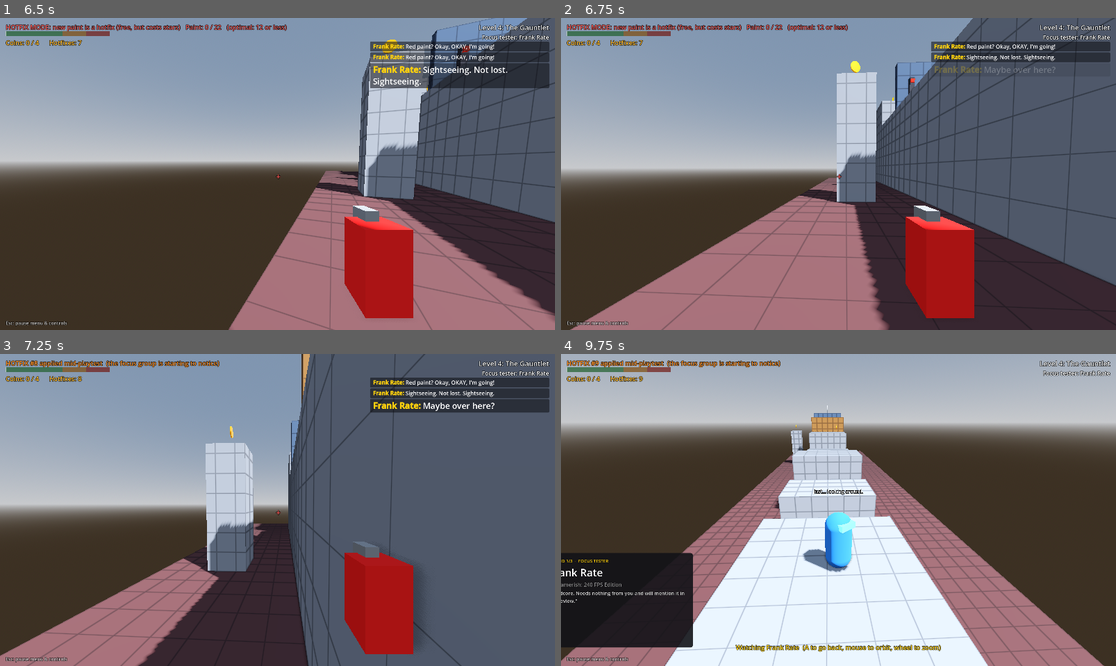
Above: before the commit, frames 1-4 (two rows, left to right).
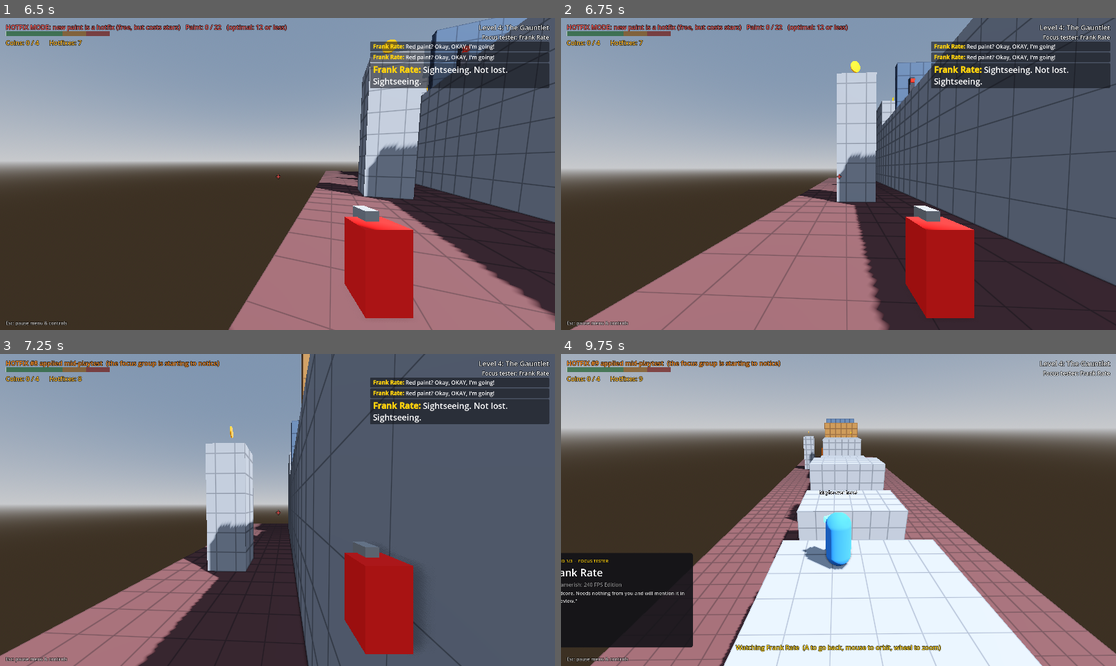
Above: after the commit, the same moments.

Repository: RSghr/yellow-paint
Game: Godot game, scene res://levels/level_04.tscn
The game is run twice, just before and just after one commit, with the same random seed, the same clock (stepped at 60 frames per second) and the same inputs. This scene is started directly instead of the project's main scene.
Inputs (mouse positions are in pixels of both pictures, inside the frame that each line leads up to):
- Up to frame 1 (6.5 s): tap Enter (start_test) at 0.5 s; move the mouse to (271, 180) at 0.52 s; press the mouse at (271, 180) at 0.53 s; hold W (move_forward) 0.53-2.78 s; tap Space (jump) at 0.77, 0.8, 1.07, 1.35, 1.52, 1.82, 2.3, 3.02, 3.32, 3.77, 3.8, 4.07, 6.05 s; move the mouse to (316, 177) at 1.27 s; release the mouse at (316, 177) at 1.28 s; click (316, 177) at 1.55 s; move the mouse to (233, 170) at 2.02 s; hold Backspace (clear_paint) 2.03-2.78 s; move the mouse to (283, 174) at 2.77 s; hold A (move_left) 2.78-3.53 s; tap Z (lock_mouse) at 2.85 s; click (283, 174) at 3.05 s; move the mouse to (255, 167) at 3.52 s; hold W (move_forward) 3.53-4.25 s; hold N (next_level) 3.53-4.25 s; tap Escape (pause) at 4.15 s; drag from (399, 158) to (194, 96) at 4.27 s; click "Resume" at 5 s; move the mouse to (249, 174) at 5.77 s; hold W (move_forward) from 5.78 s (still down); hold Right mouse button (scrape) from 5.78 s (still down); click (249, 174) at 5.92 s
- Up to frame 2 (6.75 s): move the mouse to (849, 167) at 6.52 s; release W (move_forward) at 6.53 s; release Right mouse button (scrape) at 6.53 s; hold D (move_right) from 6.53 s (still down); tap Shift (sprint) at 6.6 s
- Up to frame 3 (7.25 s): keep holding D (move_right); tap Space (jump) at 6.77, 7.07 s; click (288, 503) at 6.8 s
- Up to frame 4 (9.75 s): move the mouse to (832, 516) at 7.27 s; release D (move_right) at 7.28 s; hold Enter (start_test) 7.28-8.03 s; hold W (move_forward) 7.28-9.53 s; tap Space (jump) at 7.52, 7.55, 7.82, 8.27, 8.57, 9.05 s; move the mouse to (877, 513) at 8.02 s; tap F (toggle_fly) at 8.1 s; click (877, 513) at 8.3 s; move the mouse to (794, 506) at 8.77 s; hold Q (toggle_spectator) 8.78-9.53 s; move the mouse to (844, 510) at 9.52 s; hold A (move_left) from 9.53 s (still down); tap C (toggle_tester_card) at 9.6 s

Frame 1 is identical in both runs. In frame 2, 2.7% of the frame differs, in the area x 66-99%, y 11-23%; in frame 3, 1.5%; in frame 4, 22%, in the area x 0-100%, y 16-100%.

Commit message:
Testers gaze at the scenery while lost
While wandering, looking around between wanders or confused, the tester now
stares at its feet, up at the walls/sky or at a random spot every few seconds,
sometimes saying what it sees (GAZE_LINES + ADMIRE). The visor tilts with the
look (pivoting on the capsule dome); _look_at targets also pitch the visor.
Cosmetic: perception still uses yaw only, the scan/confused timer pauses during
a gaze and wander walks slow down, so the search itself is unchanged.

Co-Authored-By: Claude Opus 5.5 <noreply@anthropic.com>
Claude-Session: https://claude.ai/code/session_01W5jG8cMnz72ugdxaP4H6QQ

Diff:
--- a/runner.gd
+++ b/runner.gd
@@ -156,6 +156,10 @@
 var _body_turn := 0.0  ## Remaining yaw for turning around during a look-around.
 var _look_point := Vector3.ZERO
 var _look_timer := 0.0
+var _gaze_timer := 2.0  ## Time until the next gaze while lost.
+var _gaze_left := 0.0  ## Time left on the current gaze.
+var _gaze_yaw := 0.0
+var _gaze_pitch := 0.0
 var _air_time := 0.0
 var _jump_flat_velocity := Vector3.ZERO  ## Kept through the jump, like holding forward.
 var _stuck_time := 0.0
@@ -165,6 +169,10 @@
 @onready var _speech: Label3D = $Speech
 @onready var _body: Node3D = $Body
 @onready var _head: Node3D = $Body/Head
+@onready var _visor: Node3D = $Body/Head/Visor
+@onready var _visor_rest: Vector3 = _visor.position
+const VISOR_PIVOT := Vector3(0, -0.12, 0)  ## Centre of the capsule's top dome, in Head space.
+var _head_pitch := 0.0  ## Up/down look (cosmetic: perception only uses the head's yaw).
 var _debug_mesh: MeshInstance3D
 var _reach_mesh: MeshInstance3D  ## V: the jump reach cylinder (drawn every frame by draw_reach()).
 var _reach_label: Label3D
@@ -246,8 +254,11 @@
 	_too_far_said.clear()
 	_home_y = _spawn.origin.y - FEET_OFFSET
 	_head.rotation = Vector3.ZERO
+	_head_pitch = 0.0
 	_body.rotation = Vector3.ZERO
 	_body_turn = 0.0
+	_gaze_left = 0.0
+	_gaze_timer = 2.0
 	state = State.WAITING
 	say("Ready when you are, boss.", true)
 
@@ -304,6 +315,39 @@
 	"Every leaf is moving. Every single leaf.",
 ]
 @export_range(0.0, 1.0) var admire_chance := 0.12  ## Chance to comment on the (real) graphics after a look-around.
+
+
+## Gazes: while lost (wandering, looking around between wanders, confused) it stares at the scenery now
+## and then, at its feet, up at the walls and sky, or at some random spot, and sometimes says what it sees.
+## Purely cosmetic: perception ignores head pitch, and the look-around / confused timers pause during a gaze,
+## so it still sweeps as much as before. It just takes longer, and that time counts as lost.
+const GAZE_LINES := {
+	down = [
+		"Look at the cracks in these tiles. Each one is different.",
+		"Is that... a tiny beetle? They modelled a BEETLE.",
+		"The puddle reflects the clouds. Moving clouds.",
+		"Even the gravel has normal maps.",
+		"Hand-placed pebbles. Thousands of them.",
+		"My shadow has soft edges. SOFT EDGES.",
+	],
+	up = [
+		"The clouds are volumetric. I could stare at them all day.",
+		"Look at the light coming through those arches.",
+		"Birds! Flocking birds! With individual feathers!",
+		"The ceiling has frescoes. Someone painted a ceiling.",
+		"Is that a second sun? Lore.",
+	],
+	spot = [
+		"Wait, look at that statue over there.",
+		"Ooh. What's that shiny thing?",
+		"Look at the ivy on that wall. Physically simulated ivy.",
+		"That banner is waving in the wind. Real cloth physics.",
+		"I want to live in that little house over there.",
+	],
+}
+@export var gaze_interval := Vector2(2.5, 5.5)  ## Seconds between gazes while lost (random in this range).
+@export var gaze_duration := Vector2(1.2, 2.4)  ## How long each gaze lasts.
+@export_range(0.0, 1.0) var gaze_line_chance := 0.35  ## Chance it says what it's looking at.
 
 
 ## A remark about how beautiful the game looks (from the tester's point of view).
@@ -545,6 +589,8 @@
 		return
 
 	var speed := confident_speed if step.trust >= 3 else walk_speed
+	if _gaze_left > 0.0:
+		speed *= 0.3  # Ambles while staring at the scenery.
 	var dir := to_target.normalized()
 	velocity.x = dir.x * speed
 	velocity.z = dir.z * speed
@@ -1524,17 +1570,59 @@
 	_look_timer = duration
 
 
+## Starts staring at something: its feet, up high, or a random spot around it.
+func _start_gaze() -> void:
+	_gaze_left = randf_range(gaze_duration.x, gaze_duration.y)
+	_gaze_timer = randf_range(gaze_interval.x, gaze_interval.y)
+	var kind: String = ["down", "down", "up", "spot", "spot"].pick_random()
+	match kind:
+		"down":
+			_gaze_yaw = deg_to_rad(randf_range(-25, 25))
+			_gaze_pitch = deg_to_rad(randf_range(-60, -40))
+		"up":
+			_gaze_yaw = deg_to_rad(randf_range(-50, 50))
+			_gaze_pitch = deg_to_rad(randf_range(30, 50))
+		_:
+			_gaze_yaw = deg_to_rad(randf_range(50, 100)) * (1 if randf() < 0.5 else -1)
+			_gaze_pitch = deg_to_rad(randf_range(-20, 15))
+	if randf() < gaze_line_chance:
+		say(GAZE_LINES[kind].pick_random() if randf() < 0.7 else ADMIRE.pick_random())
+
+
+## Is it staring at the scenery right now? (Only while lost, and never over something it's looking at.)
+func is_gazing() -> bool:
+	return _gaze_left > 0.0
+
+
+func _update_gaze(delta: float) -> void:
+	if not _is_lost() or state == State.HESITATING or _look_timer > 0.0 or _urgent or not is_on_floor():
+		_gaze_left = 0.0
+		return
+	if _gaze_left > 0.0:
+		_gaze_left -= delta
+		if state in [State.SCANNING, State.CONFUSED]:
+			_timer -= delta  # The look-around waits: admiring isn't searching.
+		return
+	_gaze_timer -= delta
+	if _gaze_timer <= 0.0:
+		_start_gaze()
+
+
 func _update_head(delta: float) -> void:
 	var target_yaw := 0.0
+	var target_pitch := 0.0
 	_look_timer -= delta
+	_update_gaze(delta)
 	if _look_timer > 0.0:
 		var local := _body.global_basis.inverse() * (_look_point - _head.global_position)
 		target_yaw = clampf(atan2(-local.x, -local.z), deg_to_rad(-110), deg_to_rad(110))
+		target_pitch = clampf(atan2(local.y, Vector2(local.x, local.z).length()), deg_to_rad(-50), deg_to_rad(40))
+	elif _gaze_left > 0.0:
+		target_yaw = _gaze_yaw
+		target_pitch = _gaze_pitch  # Any turn-around waits until it's done staring.
 	elif state == State.SCANNING or state == State.CONFUSED or state == State.WAITING:
-		if state != State.WAITING and absf(_body_turn) > 0.001:
-			var turn := clampf(_body_turn, -3.0 * delta, 3.0 * delta)
-			_body.rotate_y(turn)
-			_body_turn -= turn
+		if state != State.WAITING:
+			_turn_body(delta)
 		var period := _scan_duration if state == State.SCANNING else 3.0
 		target_yaw = sin(_timer / period * TAU) * deg_to_rad(75)
 	elif state == State.INTERACTING:
@@ -1547,6 +1635,19 @@
 			_glance_timer = randf_range(0.4, 0.8) if _glance_yaw != 0.0 else randf_range(1.0, 2.2)
 		target_yaw = _glance_yaw
 	_head.rotation.y = lerp_angle(_head.rotation.y, target_yaw, minf(1.0, 7.0 * delta))
+	_head_pitch = lerp_angle(_head_pitch, target_pitch, minf(1.0, 4.0 * delta))
+	# Only the visor tilts (the head node stays level, so nothing that uses its basis changes). It pivots
+	# around the centre of the capsule's dome so it slides over the surface instead of sinking into it.
+	var tilt := Basis(Vector3.RIGHT, _head_pitch)
+	_visor.position = VISOR_PIVOT + tilt * (_visor_rest - VISOR_PIVOT)
+	_visor.basis = tilt
+
+
+func _turn_body(delta: float) -> void:
+	if absf(_body_turn) > 0.001:
+		var turn := clampf(_body_turn, -3.0 * delta, 3.0 * delta)
+		_body.rotate_y(turn)
+		_body_turn -= turn
 
 
 # --- Debug view ------------------------------------------------------------
Not shown, changed: CLAUDE.md
